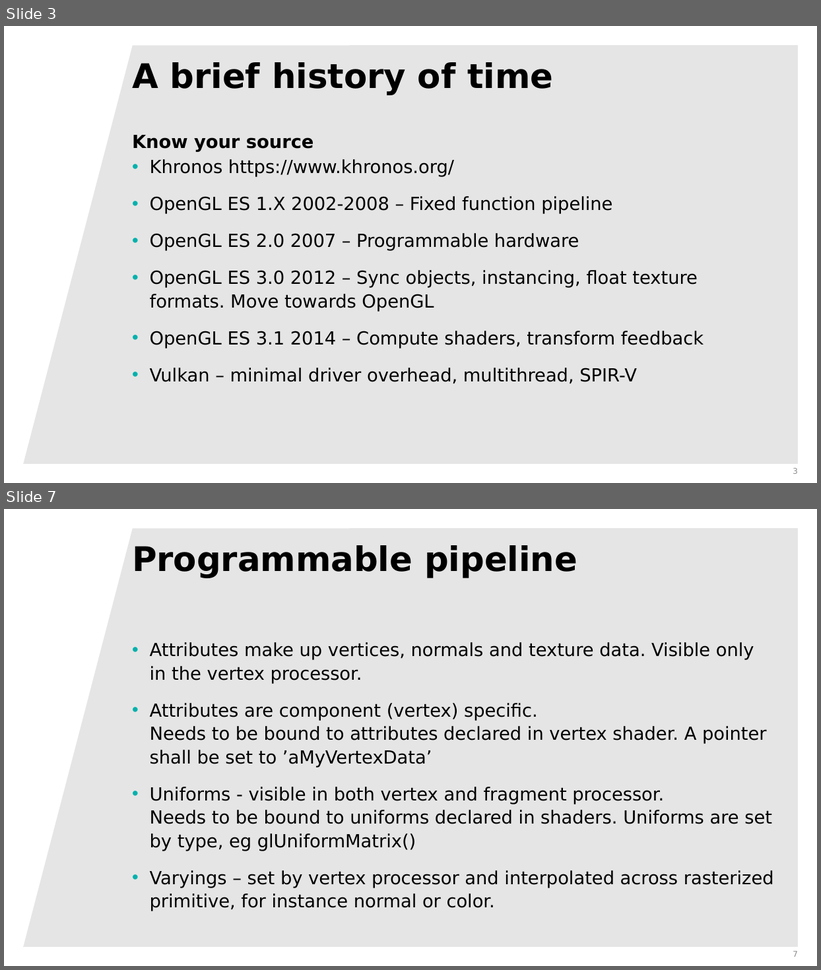
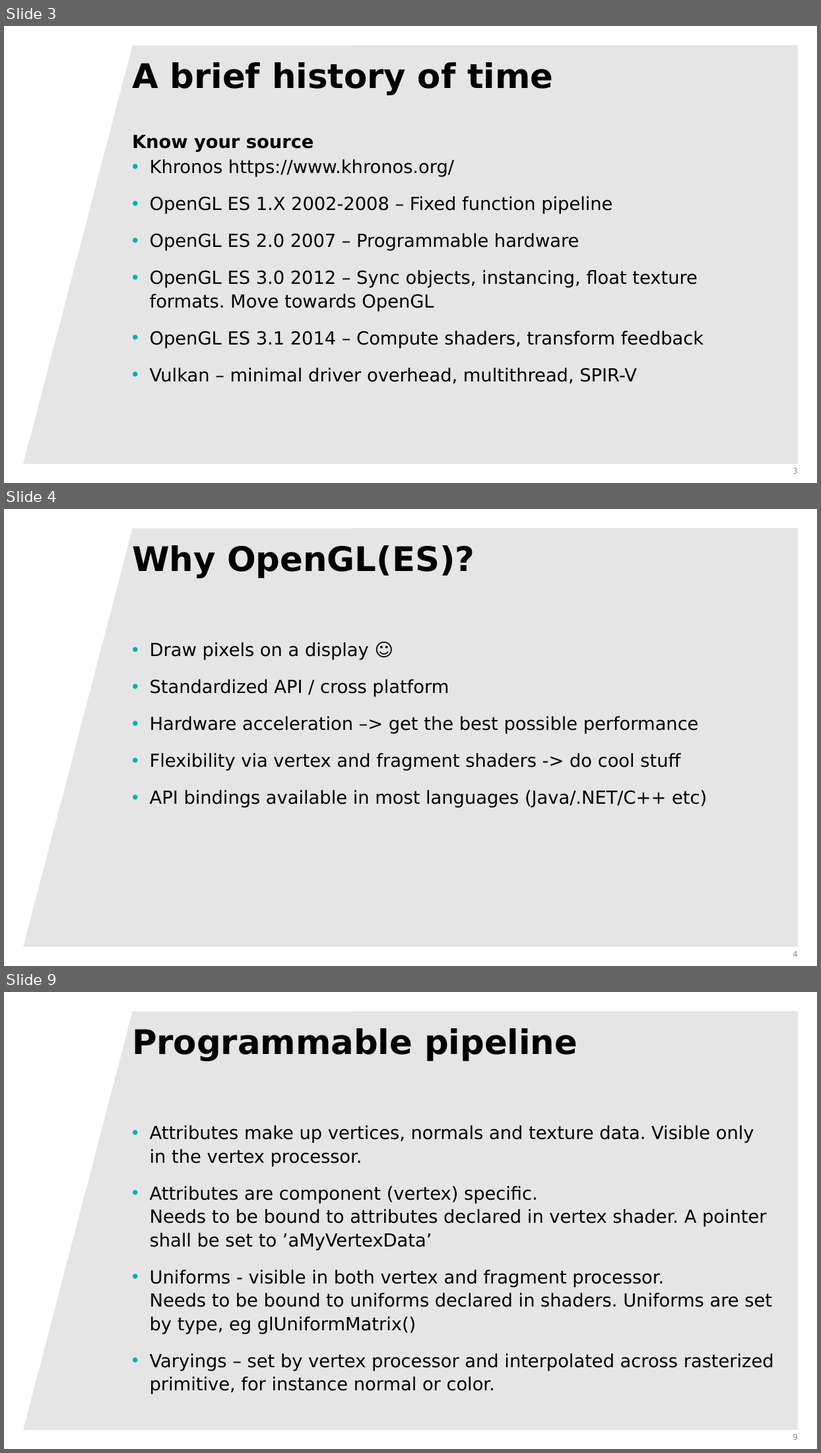
Before and after one commit to rsahlin/computer-graphics-presentations, a slide deck: deconstructingGLES.pptx. Shown one above the other, each under a label of ours: slides 3 and 7 before the commit, slides 3, 4 and 9 after it; the slides between them are not shown. The pictures are 821x970 and 821x1453 pixels, drawn with LibreOffice and Linux fonts; fonts in the diff are those of the drawing; background and template pictures are left out. Boxes give left, top, right and bottom in pixels: in the first picture for what was removed or moved away, otherwise in the second. Text is boxed around its words. In the diff, an @@ line names an element or a change of style, - is before the commit and + after.

```diff
--- a/deconstructingGLES.pptx
+++ b/deconstructingGLES.pptx
@@ slide 4 added at (4, 509, 817, 966), background #FFFFFF; not listed: 1 template element that a slide beside it also shows @@
@@ title added at (132, 545, 475, 578), 30 pt, text #000000, bold @@
+Why OpenGL(ES)?
@@ text added at (150, 642, 707, 808), 16 pt, text #000000 @@
+• Draw pixels on a display ☺
+• Standardized API / cross platform
+• Hardware acceleration –> get the best possible performance
+• Flexibility via vertex and fragment shaders -> do cool stuff
+• API bindings available in most languages (Java/.NET/C++ etc)
@@ page number added at (793, 951, 798, 957), 7 pt, text #8C8C8C @@
+4
@@ what was slide 7 is now slide 9 @@
@@ page number at (793, 1434, 798, 1440): text changed @@
-7
+9
```
Also in this commit, not shown: 7 slides changed, 1 other slide added.
